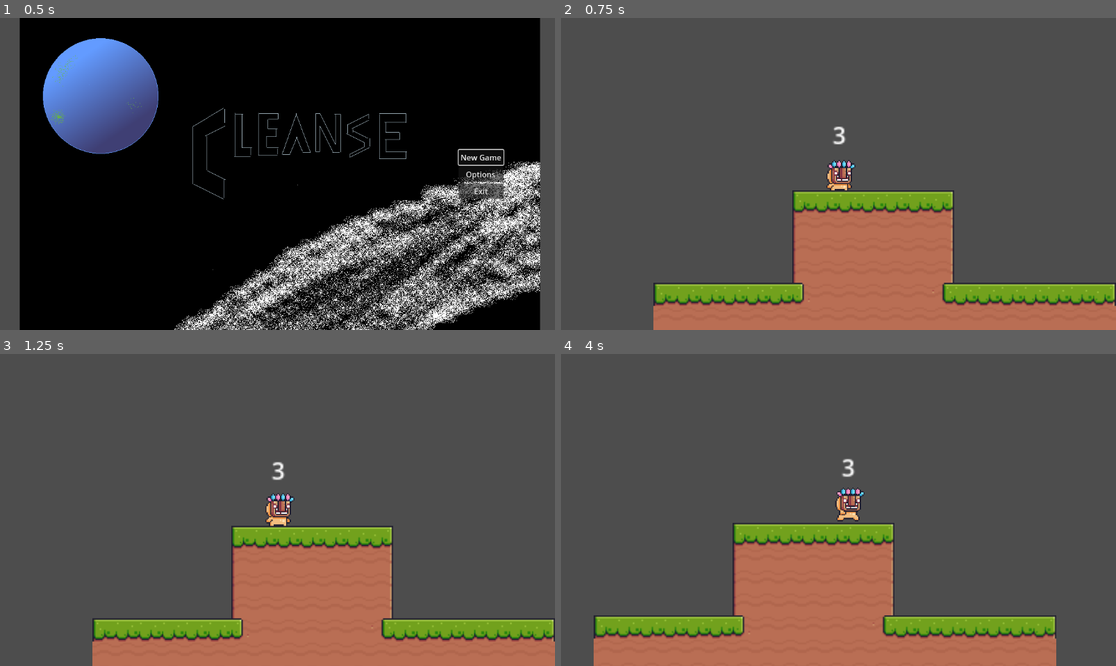
Above: before the commit, frames 1-4 (two rows, left to right).
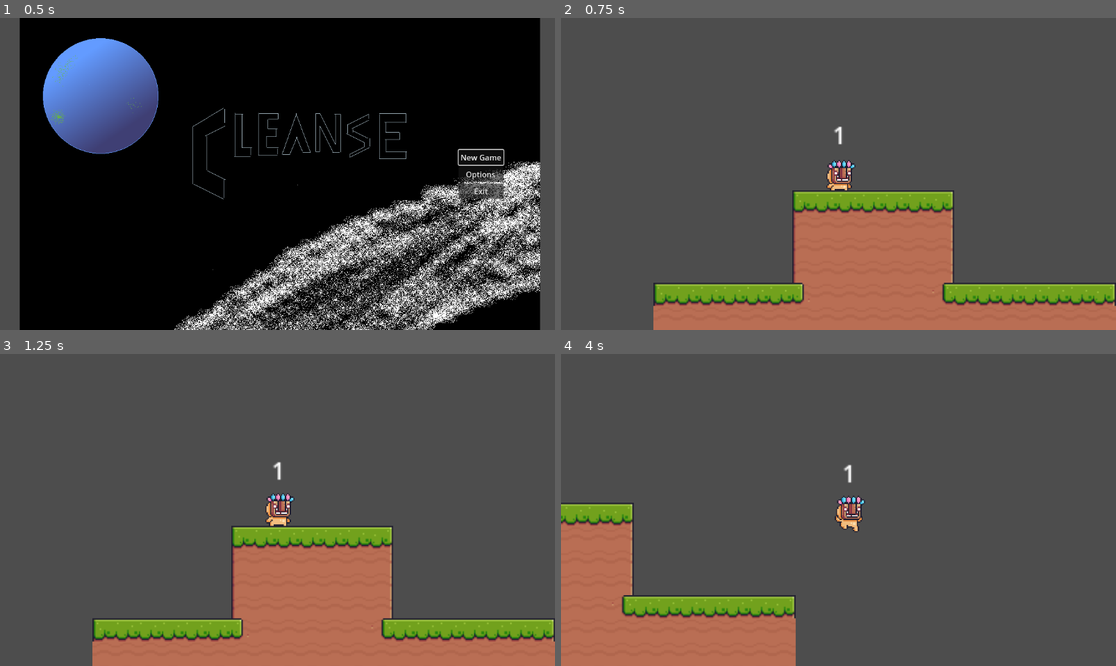
Above: after the commit, the same moments.

Repository: Wompos/cleanse
Game: Godot game, scene res://scenes/main_menu.tscn
Two runs of this game, one before a commit and one after it. Both use one fixed random seed, a clock stepped at 60 frames per second and the inputs below.
Inputs:
- Up to frame 1 (0.5 s): no input
- Up to frame 2 (0.75 s): click "New Game" at 0.5 s
- Up to frame 3 (1.25 s): no input
- Up to frame 4 (4 s): hold Space (jump) 1.28-2.03 s; hold D (move_right) 1.28-2.78 s; tap Space (jump) at 2.1, 2.27, 2.57, 3.6, 3.77 s; hold A (move_left) 2.78-3.53 s; hold Space (jump) 2.78-3.53 s; hold D (move_right) from 3.53 s (still down)

Frame 1 is identical in both runs. In frame 2, less than 0.1% of the frame differs, in the area x 48-52%, y 34-41%; in frame 3, less than 0.1%; in frame 4, 26%, in the area x 0-90%, y 33-100%.

Commit message:
add jetpack movement

Diff:
--- a/scenes/player.tscn
+++ b/scenes/player.tscn
@@ -403,7 +403,7 @@
 offset_top = -39.0
 offset_right = 21.0
 offset_bottom = -16.0
-text = "hp"
+text = "fuel"
 
 [node name="RespawnTimer" type="Timer" parent="."]
 
--- a/scripts/player.gd
+++ b/scripts/player.gd
@@ -36,9 +36,11 @@
 ]
 
 @export var max_health : float = 3
+@export var max_fuel : float = 1
 @export var start_pos : Vector2 = Vector2(411, 593)
 
 var health = max_health
+var fuel = max_fuel
 var last_velocity = Vector2(0, 0)
 
 func _ready():
@@ -53,7 +55,7 @@
 		velocity.x = move_toward(velocity.x, 0, ACCEL)
 	else:
 		# Handle jump.
-		how_to_jump()
+		how_to_jump(delta)
 
 		#Get the input direction and handle the movement/deceleration.
 		if Input.is_action_pressed("move_left") && Input.is_action_pressed("move_right"):
@@ -76,12 +78,6 @@
 		if real_is_on_wall() && not is_on_floor() && velocity.y > 0:
 			velocity.y = W_slide
 
-		# Check for damage
-		if velocity.y == 0 and last_velocity.y >= 500:
-			velocity.x = -200 if sprite_2d.flip_h else 200
-			velocity.y = -100
-			health -= 1
-
 		if position.y > 1000:
 			reset()
 
@@ -93,7 +89,7 @@
 
 	# Save last velocity
 	last_velocity = Vector2(velocity.x, velocity.y)
-	healthText.text = "[center]" + str(health) + "[/center]"
+	healthText.text = "[center]" + str(fuel) + "[/center]"
 
 	move_and_slide()
 
@@ -136,7 +132,7 @@
 	if velocity.x < 0:
 		sprite_2d.flip_h = true
 
-func how_to_jump():
+func how_to_jump(delta: float):
 	if is_on_floor():
 		double_jump = true
 
@@ -158,9 +154,12 @@
 			velocity.x = 500.0
 		else:
 			velocity.x = -500.0
-	elif Input.is_action_just_pressed("jump") and double_jump and !is_on_floor():
-		velocity.y = JUMP_VELOCITY
+	elif Input.is_action_just_pressed("jump") and !is_on_floor():
 		double_jump = false
+
+	if Input.is_action_pressed("jump") and !is_on_floor() and not double_jump:
+		velocity.y += JUMP_VELOCITY * 4.5 * delta
+		velocity.y = max(velocity.y, JUMP_VELOCITY * 1.5)
 
 	if Input.is_action_just_released("jump") && (velocity.y < -125):
 		velocity.y = -125
